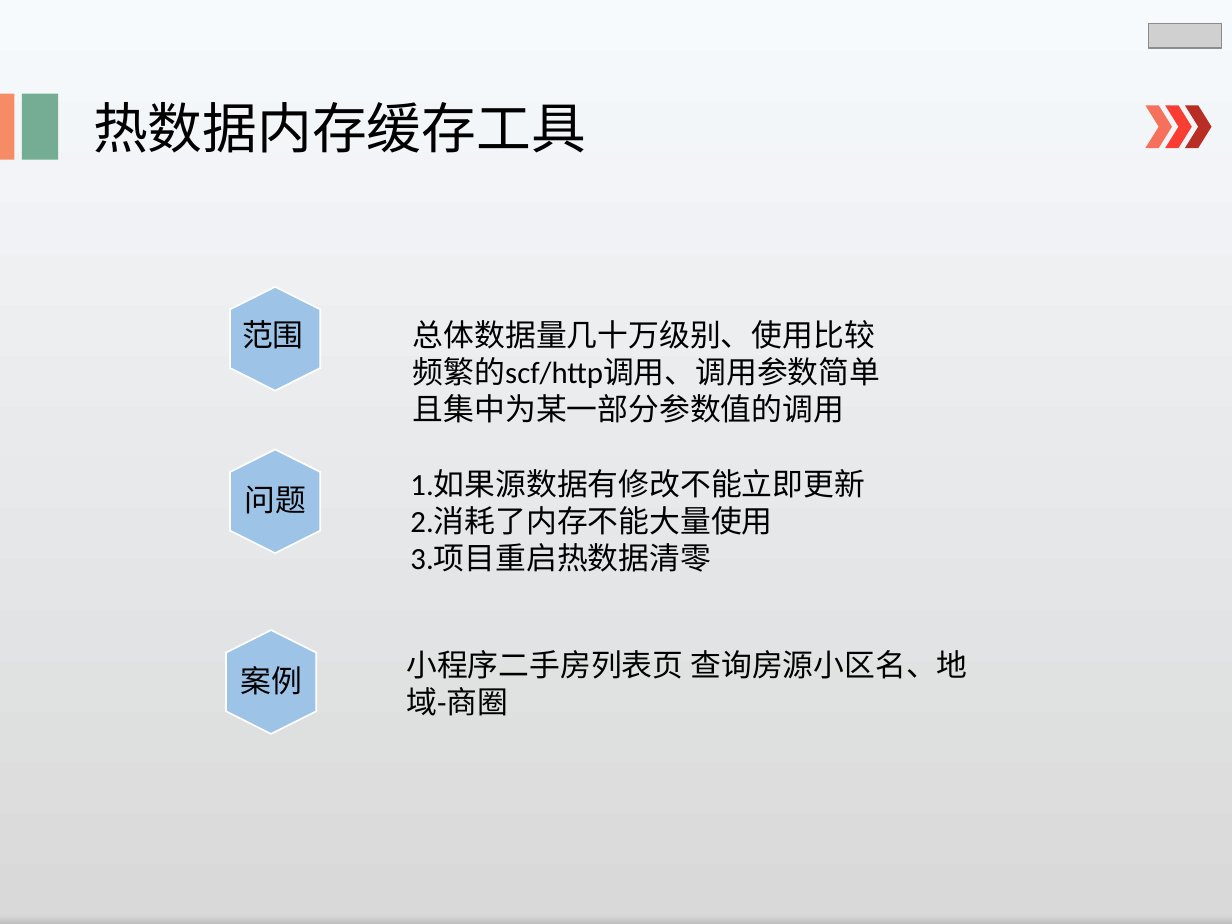
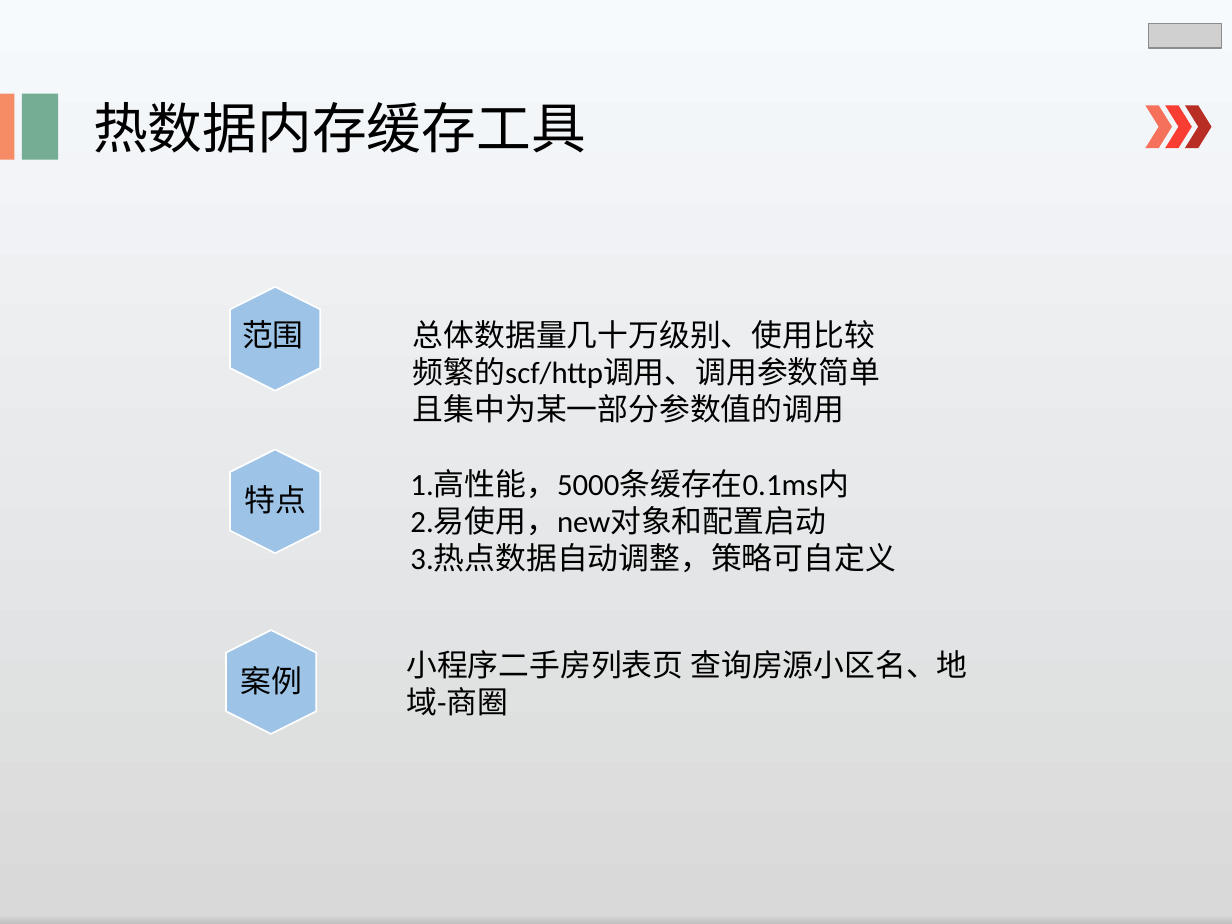
Before and after one commit to lspgithublxh/document, a slide deck: slide 15 of 业务文档跟踪/述职/shuzhi.pptx. Drawn at 1232x924 pixels with LibreOffice and Linux fonts; fonts in the diff are those of the drawing; grey boxes stand for pictures. Boxes give left, top, right and bottom in pixels: in the first picture for what was removed or moved away, otherwise in the second. Text is boxed around its words. In the diff, an @@ line names an element or a change of style, - is before the commit and + after.

```diff
--- a/业务文档跟踪/述职/shuzhi.pptx
+++ b/业务文档跟踪/述职/shuzhi.pptx
@@ text at (410,469,895,572): text changed @@
-1.如果源数据有修改不能立即更新
-2.消耗了内存不能大量使用
-3.项目重启热数据清零
+1.高性能，5000条缓存在0.1ms内
+2.易使用，new对象和配置启动
+3.热点数据自动调整，策略可自定义
@@ text at (245,485,307,514): text changed @@
-问题
+特点
```
Also in this commit, not shown: 1 other slide changed, 1 slide added.
